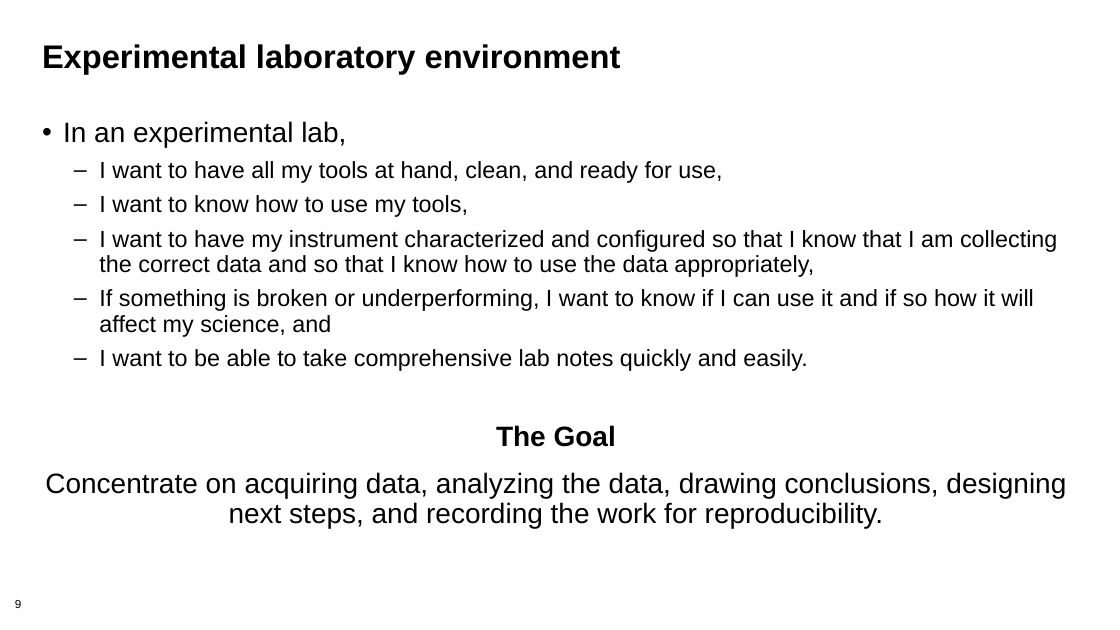
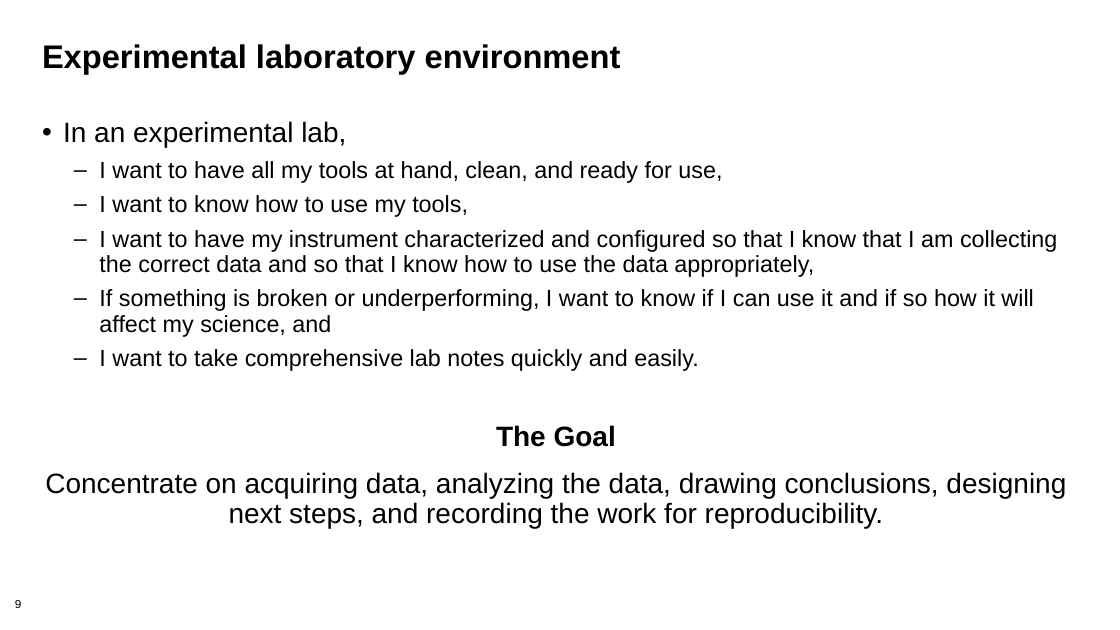
Before and after one commit to bssw-tutorial/presentations, a slide deck: slide 9 of computational-expts.pptx. Drawn at 1120x630 pixels with LibreOffice and Linux fonts; fonts in the diff are those of the drawing; background and template pictures are left out. Boxes give left, top, right and bottom in pixels: in the first picture for what was removed or moved away, otherwise in the second. Text is boxed around its words. In the diff, an @@ line names an element or a change of style, - is before the commit and + after.

```diff
--- a/computational-expts.pptx
+++ b/computational-expts.pptx
@@ text at (x1=99, y1=349, x2=698, y2=371): text changed @@
-  – I want to be able to take comprehensive lab notes quickly and easily.
+  – I want to take comprehensive lab notes quickly and easily.
```
Also in this commit, not shown: 2 other slides changed.
